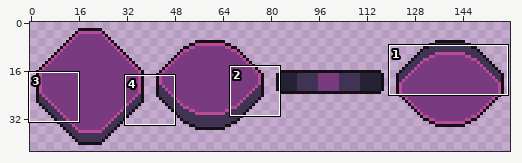
A sprite sheet gets an edit: assets/coins/tetrobol_nemesis.png. The first picture is a wide view before the edit; the outline marks the close-up.
Close-up. Before the edit:
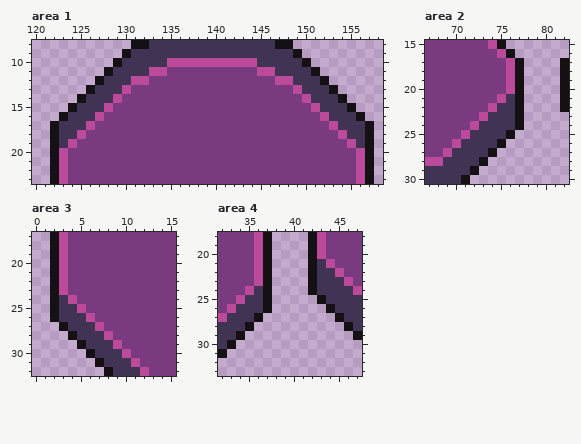
The file is 160x43 pixels. Shown: area 1: x 120..158, y 8..23; area 2: x 67..82, y 15..30; area 3: x 0..15, y 17..32; area 4: x 32..47, y 18..33.
Now the later version:
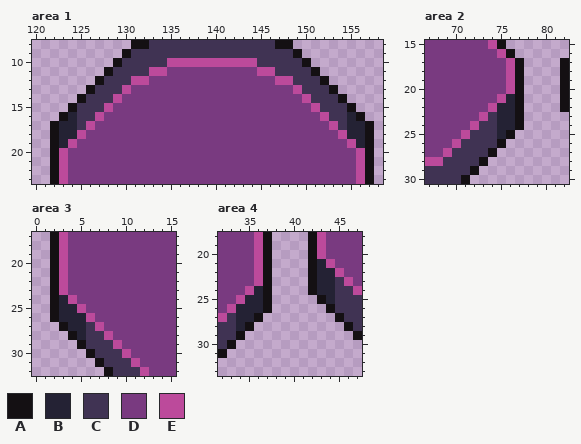
Palette (. is transparent): A #141013  B #242234  C #403353  D #793a80  E #bc4a9b
Change:
Area 1:
y 16: x 124 C -> B; x 155 C -> B
y 17..18: x 123..124 CC -> BB; x 155..156 CC -> BB
y 19: x 123 C -> B; x 156 C -> B
Area 2:
y 21: x 76 C -> B
y 22..24: x 75..76 CC -> BB
y 25: x 75 C -> B
Area 3:
y 24: x 3 C -> B
y 25: x 3..4 CC -> BB
y 26: x 3..5 CCC -> BBB
y 27: x 4..5 CC -> BB
y 28: x 5 C -> B
Area 4:
y 21: x 43 C -> B
y 22..23: x 43..44 CC -> BB
y 24: x 36 C -> B; x 43..44 CC -> BB
y 25: x 35..36 CC -> BB; x 44 C -> B
y 26: x 34..36 CCC -> BBB
y 27: x 34..35 CC -> BB
y 28: x 34 C -> B
